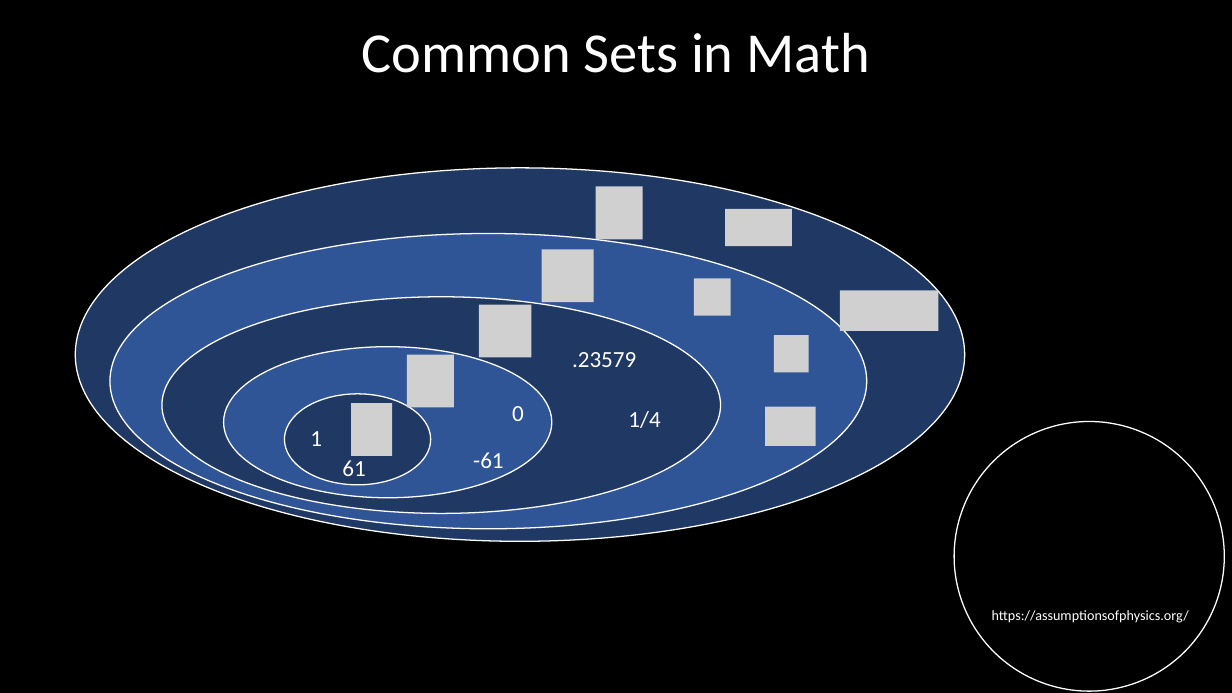
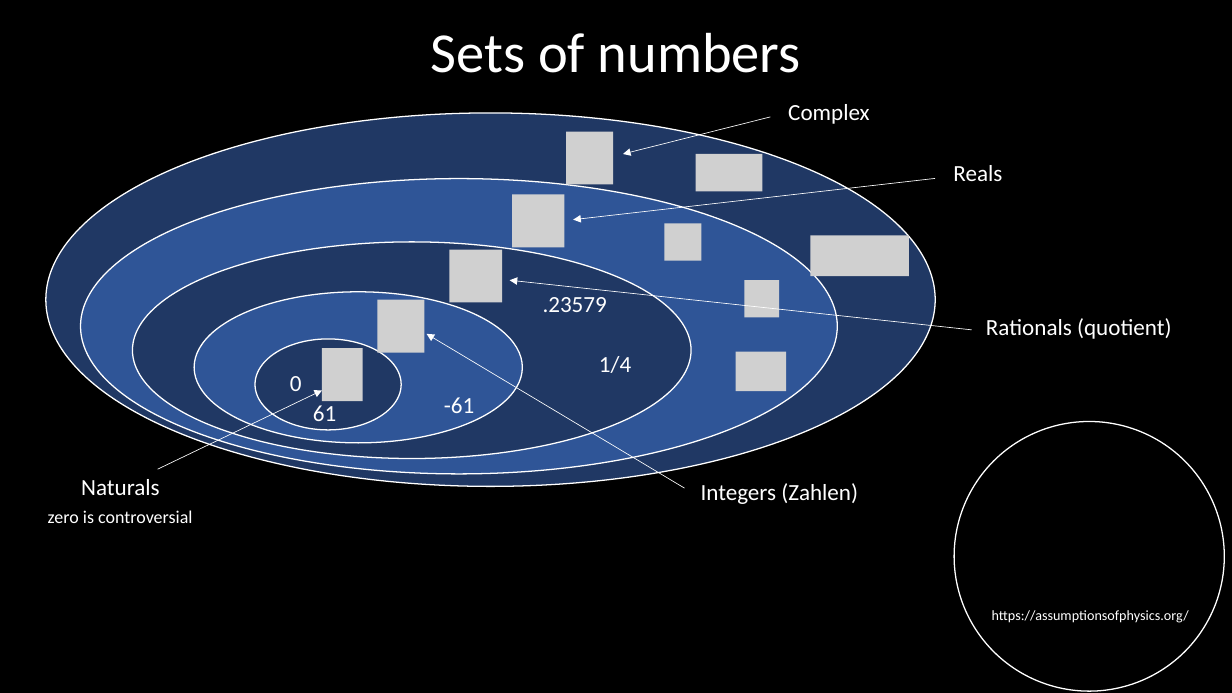
Before and after one commit to assumptionsofphysics/slides, a slide deck: slide 4 of Set Theory 112623.pptx. Drawn at 1232x693 pixels with LibreOffice and Linux fonts; fonts in the diff are those of the drawing; grey boxes stand for pictures; background and template pictures are left out. Boxes give left, top, right and bottom in pixels: in the first picture for what was removed or moved away, otherwise in the second. Text is boxed around its words. In the diff, an @@ line names an element or a change of style, - is before the commit and + after.

```diff
--- a/Set Theory 112623.pptx
+++ b/Set Theory 112623.pptx
@@ title at (431, 32, 801, 73): text changed @@
-Common Sets in Math
+Sets of numbers
@@ arrow added from (771, 117) to (623, 154), #FFFFFF 0.5 pt @@
@@ text added at (788, 104, 869, 124), 18 pt, text #FFFFFF @@
+Complex
@@ arrow added from (935, 178) to (573, 220), #FFFFFF 0.5 pt @@
@@ text added at (953, 165, 1002, 181), 18 pt, text #FFFFFF @@
+Reals
@@ picture removed at (596, 187, 643, 239) @@
@@ picture removed at (726, 209, 792, 246) @@
@@ group added at (322, 131, 909, 401): 10 pictures @@
@@ picture removed at (542, 250, 593, 302) @@
@@ arrow added from (972, 330) to (510, 280), #FFFFFF 0.5 pt @@
@@ picture removed at (694, 278, 731, 315) @@
@@ picture removed at (840, 290, 939, 331) @@
@@ picture removed at (479, 305, 531, 358) @@
@@ text added at (986, 318, 1171, 339), 18 pt, text #FFFFFF @@
+Rationals (quotient)
@@ 5 ellipses, 4 texts: place and size @@
-5 ellipses, 4 texts at (76, 168, 965, 542)
+5 ellipses, 4 texts at (46, 113, 935, 486)
@@ picture removed at (407, 355, 454, 408) @@
@@ arrow added from (685, 488) to (427, 334), #FFFFFF 0.5 pt @@
@@ picture removed at (774, 335, 809, 372) @@
@@ text "0": place and size @@
-text "0" at (512, 406, 524, 421)
+text "0" at (290, 376, 302, 391)
@@ arrow added from (158, 470) to (323, 390), #FFFFFF 0.5 pt @@
@@ picture removed at (351, 403, 392, 456) @@
@@ picture removed at (765, 407, 816, 446) @@
@@ text removed at (310, 431, 322, 446) @@
-1
@@ text added at (81, 479, 160, 495), 18 pt, text #FFFFFF @@
+Naturals
@@ text added at (701, 483, 858, 504), 18 pt, text #FFFFFF @@
+Integers (Zahlen)
@@ text added at (48, 510, 192, 523), 14 pt, text #FFFFFF @@
+zero is controversial
```
Also in this commit, not shown: 2 other slides changed, 1 slide added, 1 slide removed.
